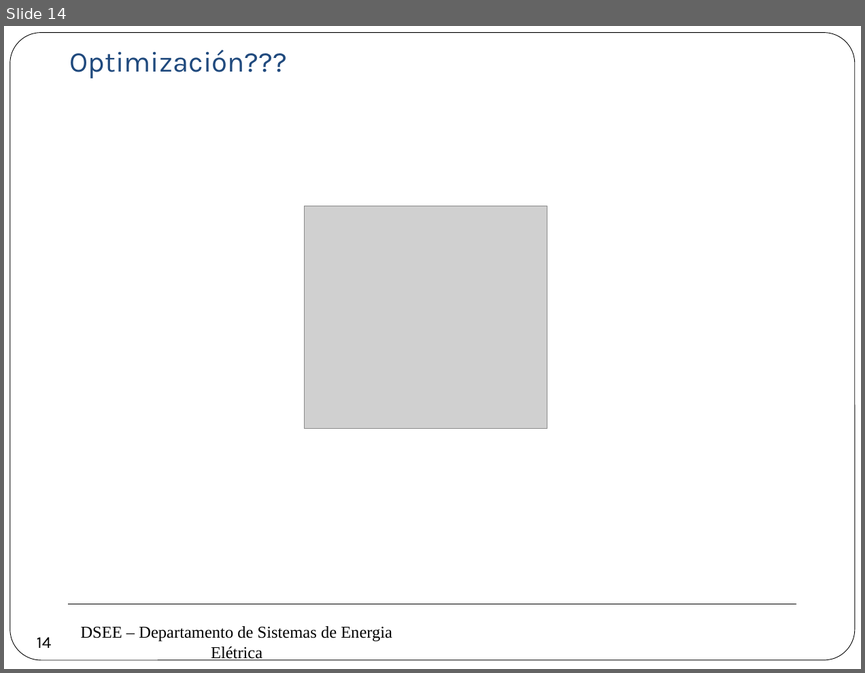
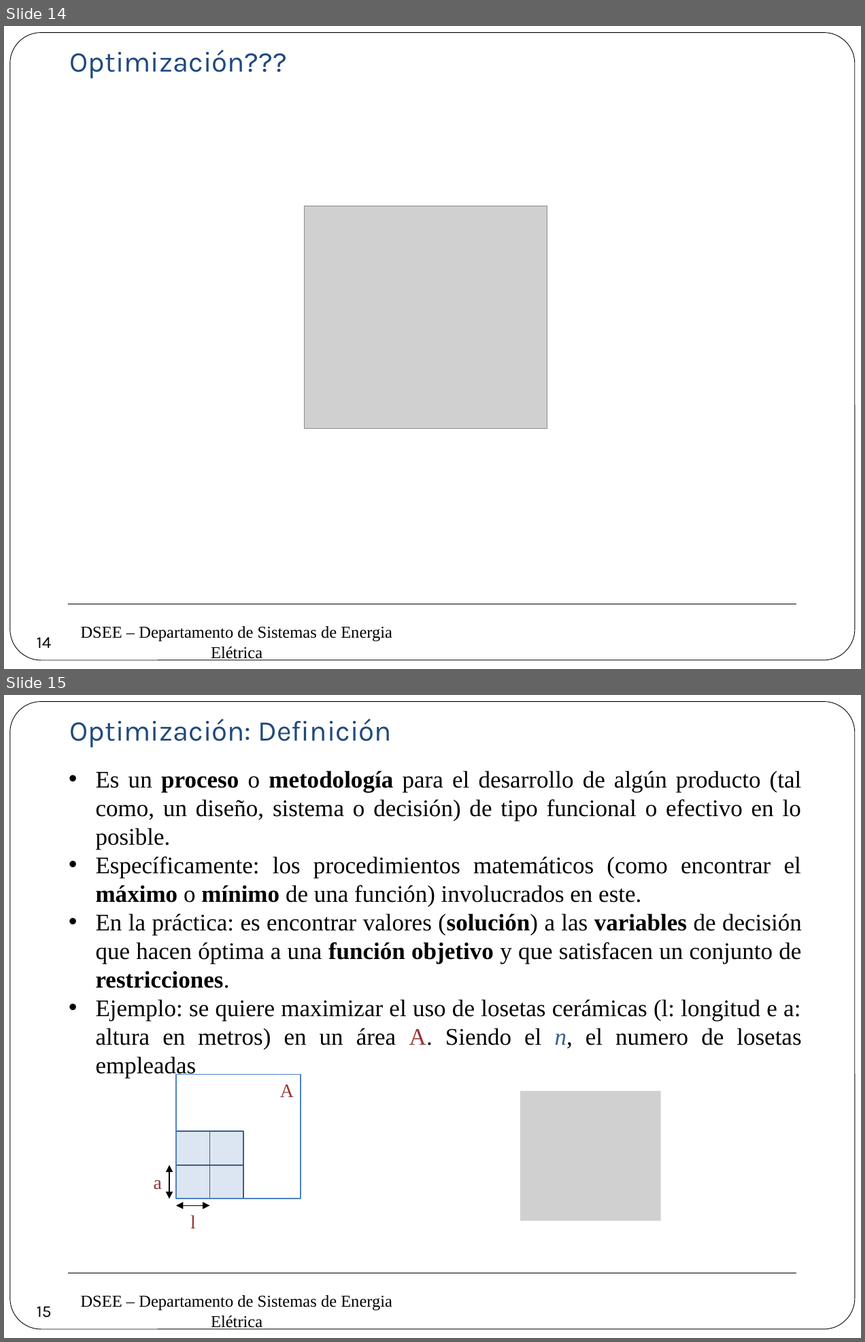
Before and after one commit to erikfilias/Power-Systems-Optimization-using-Julia-Language, a slide deck: 1. Lectures/Introducción a la Optimización aplicada a Sistemas de Energía Eléctrica/Dia 1/2. Modelamiento & Optimización.pptx. Shown one above the other, each under a label of ours: slide 14 before the commit, slides 14 and 15 after it. The pictures are 865x673 and 865x1342 pixels, drawn with LibreOffice and Linux fonts; fonts in the diff are those of the drawing; grey boxes stand for pictures; background and template pictures are left out. Boxes give left, top, right and bottom in pixels: in the first picture for what was removed or moved away, otherwise in the second. Text is boxed around its words. In the diff, an @@ line names an element or a change of style, - is before the commit and + after.

```diff
--- a/1. Lectures/Introducción a la Optimización aplicada a Sistemas de Energía Eléctrica/Dia 1/2. Modelamiento & Optimización.pptx
+++ b/1. Lectures/Introducción a la Optimización aplicada a Sistemas de Energía Eléctrica/Dia 1/2. Modelamiento & Optimización.pptx
@@ slide 15 added at box(4, 695, 861, 1338), background #FFFFFF; not listed: 3 template elements that a slide beside it also shows @@
@@ text added at box(70, 719, 392, 747), 24 pt, text #1F497D @@
+Optimización: Definición
@@ text added at box(96, 770, 802, 1079), 20 pt, text #000000 @@
+• Es un proceso o metodología para el desarrollo de algún producto (tal como, un diseño, sistema o decisión) de tipo funcional o efectivo en lo posible.
+• Específicamente: los procedimientos matemáticos (como encontrar el máximo o mínimo de una función) involucrados en este.
+• En la práctica: es encontrar valores (solución) a las variables de decisión que hacen óptima a una función objetivo y que satisfacen un conjunto de restricciones.
+• Ejemplo: se quiere maximizar el uso de losetas cerámicas (l: longitud e a: altura en metros) en un área A. Siendo el n, el numero de losetas empleadas
@@ rectangle added at box(176, 1074, 300, 1199), outline #4F81BD 1 pt @@
@@ text added at box(280, 1084, 294, 1097), 16 pt, text #953735 @@
+A
@@ picture added at box(520, 1091, 660, 1220) @@
@@ rectangle added at box(176, 1131, 209, 1164), fill #DCE6F2, outline #3A5F8C 1 pt @@
@@ rectangle added at box(209, 1131, 243, 1164), fill #DCE6F2, outline #3A5F8C 1 pt @@
@@ text added at box(154, 1180, 162, 1189), 16 pt, text #953735 @@
+a
@@ double arrow added from (169, 1164) to (169, 1199), #000000 0.75 pt @@
@@ rectangle added at box(176, 1164, 209, 1198), fill #DCE6F2, outline #3A5F8C 1 pt @@
@@ rectangle added at box(209, 1164, 243, 1198), fill #DCE6F2, outline #3A5F8C 1 pt @@
@@ double arrow added from (209, 1205) to (176, 1205), #000000 0.75 pt @@
@@ text added at box(190, 1215, 196, 1228), 16 pt, text #953735 @@
+l
@@ page number added at box(28, 1294, 60, 1327), 14 pt, text #000000 @@
+15
```
Also in this commit, not shown: 10 slides changed, 16 other slides added.
